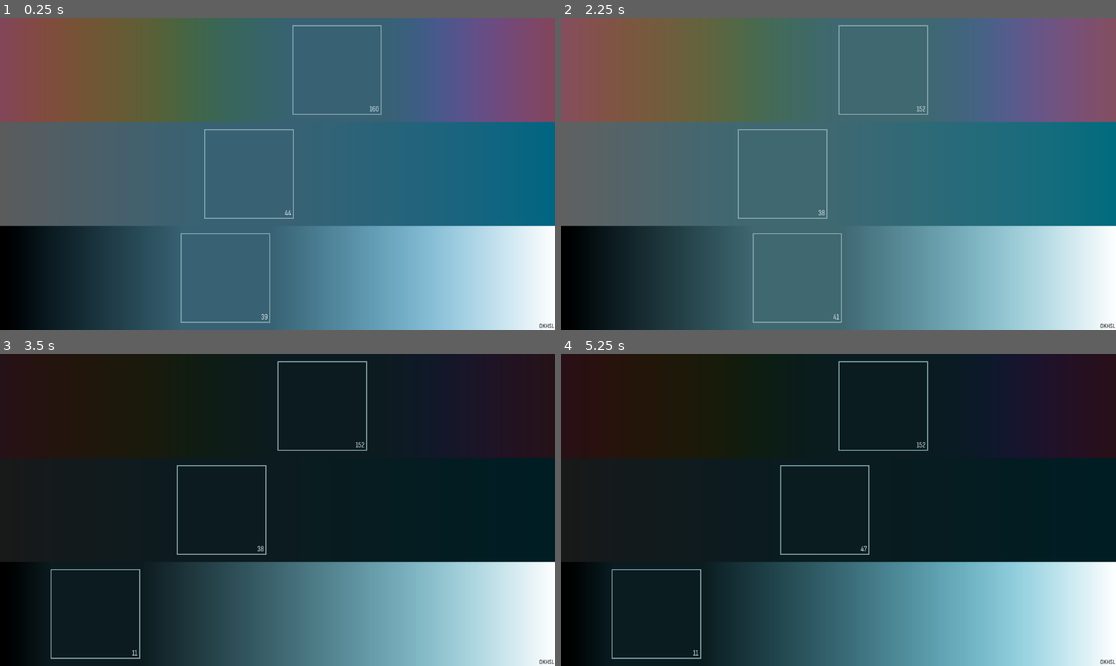
Above: before the commit, frames 1-4 (two rows, left to right).
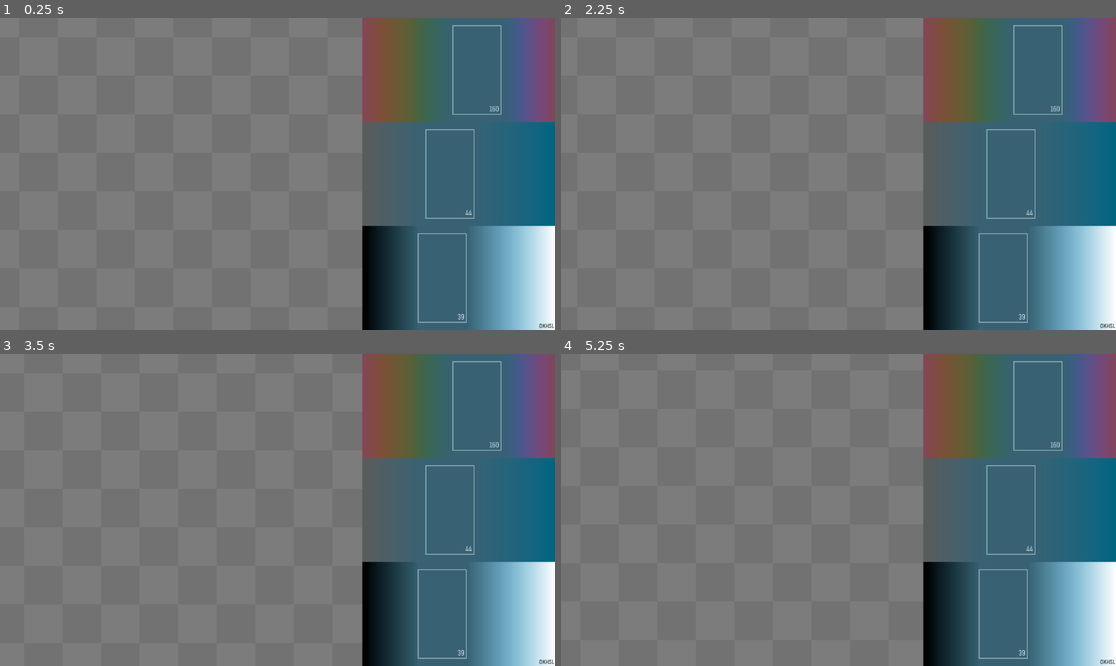
Above: after the commit, the same moments.

Repository: anniryynanen/i-heart-pixels
Game: Godot game, scene res://scenes/dummy.tscn
Two runs of this game, one before a commit and one after it. Both use one fixed random seed, a clock stepped at 60 frames per second and the inputs below.
Inputs (mouse positions are in pixels of both pictures, inside the frame that each line leads up to):
- Up to frame 1 (0.25 s): no input
- Up to frame 2 (2.25 s): tap Enter at 0.5, 2 s; drag from (838, 71) to (894, 105) at 0.52 s; tap Space at 1.25 s; drag from (838, 174) to (810, 236) at 1.27 s; move the mouse to (838, 276) at 2.02 s; hold D from 2.03 s (still down); hold Shift from 2.03 s (still down); click (838, 276) at 2.17 s
- Up to frame 3 (3.5 s): release D at 2.75 s; release Shift at 2.75 s; tap Space at 2.75 s; drag from (249, 572) to (111, 463) at 2.77 s
- Up to frame 4 (5.25 s): tap Enter at 3.5 s; move the mouse to (1005, 556) at 3.52 s; hold A 3.53-4.25 s; hold Shift 3.53-4.25 s; click (1005, 556) at 3.67 s; tap Space at 4.25 s; drag from (672, 463) to (755, 432) at 4.27 s; move the mouse to (866, 510) at 5.02 s; hold S from 5.03 s (still down); hold Shift from 5.03 s (still down); click (866, 510) at 5.17 s

The runs differ from the first frame. In frame 1, 94% of the frame differs, in the area x 0-99%, y 0-100%; in frame 2, 92%; in frame 3, 99%, in the area x 0-100%, y 0-100%; in frame 4, 99%.

Commit message:
Scrollable and zoomable canvas background

Diff:
--- /dev/null
+++ b/scenes/canvas.gd
@@ -0,0 +1,120 @@
+extends Control
+
+const ZOOM_STEP = 1.1
+const SCROLL_STEP = 18.0
+const SHIFT_MULT = 0.3
+
+var pixel_width: float = 80.0
+var top_left: Vector2 = Vector2(0.0, 0.0)
+var drawing = false
+
+
+func _ready() -> void:
+    pixel_width *= Settings.get_app_scale()
+
+
+func _process(delta: float) -> void:
+    var distance: float = delta * SCROLL_STEP * pixel_width
+
+    if Input.is_physical_key_pressed(KEY_SHIFT):
+        distance *= SHIFT_MULT
+
+    if Input.is_physical_key_pressed(KEY_W):
+        top_left.y -= distance
+        queue_redraw()
+
+    if Input.is_physical_key_pressed(KEY_S):
+        top_left.y += distance
+        queue_redraw()
+
+    if Input.is_physical_key_pressed(KEY_A):
+        top_left.x -= distance
+        queue_redraw()
+
+    if Input.is_physical_key_pressed(KEY_D):
+        top_left.x += distance
+        queue_redraw()
+
+
+func _gui_input(event: InputEvent) -> void:
+    if event is InputEventMouseButton:
+        _on_button_event(event as InputEventMouseButton)
+
+    elif event is InputEventMouseMotion:
+        _on_motion_event(event as InputEventMouseMotion)
+
+
+func _on_button_event(button: InputEventMouseButton) -> void:
+    match button.button_index:
+        MOUSE_BUTTON_LEFT:
+            start_drawing() if button.pressed else stop_drawing()
+
+        MOUSE_BUTTON_WHEEL_UP:
+            if button.pressed:
+                var rel_mouse_pos: Vector2 = save_mouse_pos(button.position)
+
+                pixel_width = minf(pixel_width * ZOOM_STEP,
+                    DisplayServer.screen_get_size().x / 2.0)
+
+                restore_mouse_pos(button.position, rel_mouse_pos)
+                queue_redraw()
+
+        MOUSE_BUTTON_WHEEL_DOWN:
+            if button.pressed:
+                var rel_mouse_pos: Vector2 = save_mouse_pos(button.position)
+
+                pixel_width = maxf(pixel_width / ZOOM_STEP, 0.1)
+
+                restore_mouse_pos(button.position, rel_mouse_pos)
+                queue_redraw()
+
+
+func _on_motion_event(_motion: InputEventMouseMotion) -> void:
+    if drawing:
+        $DrawTimer.start()
+
+
+func save_mouse_pos(mouse_pos: Vector2) -> Vector2:
+     return (mouse_pos + top_left) / pixel_width
+
+
+func restore_mouse_pos(mouse_pos: Vector2, rel_mouse_pos: Vector2) -> void:
+    var new_mouse_pos: Vector2 = rel_mouse_pos * pixel_width - top_left
+    top_left += new_mouse_pos - mouse_pos
+
+
+func start_drawing() -> void:
+    drawing = true
+    Input.use_accumulated_input = false
+    $DrawTimer.start()
+
+
+func stop_drawing() -> void:
+    drawing = false
+    Input.use_accumulated_input = true
+    $DrawTimer.stop()
+
+
+func _draw() -> void:
+    var square_size: Vector2 = Vector2(pixel_width, pixel_width)
+
+    while square_size.x < 10.0 * Settings.get_app_scale():
+        square_size *= 2.0
+
+    var offset: Vector2 = Vector2(
+        fmod(top_left.x, square_size.x * 2.0),
+        fmod(top_left.y, square_size.y * 2.0))
+
+    var light_color: OKColor = OKColor.new(0.0, 0.0, 0.52)
+    var dark_color: OKColor = OKColor.new(0.0, 0.0, 0.48)
+
+    var squares: Vector2 = (size + square_size * 5) / square_size
+    for x in range(ceili(squares.x)):
+        for y in range(ceili(squares.y)):
+            var color: OKColor = light_color if x % 2 == y % 2 else dark_color
+
+            var pos: Vector2 = square_size * Vector2(x, y)
+            var square: Rect2 = Rect2(pos - offset - square_size * 2.5, square_size)
+
+            if square.intersects(get_rect()):
+                draw_rect(square, color.to_rgb())
--- /dev/null
+++ b/scenes/canvas.tscn
@@ -0,0 +1,18 @@
+[gd_scene load_steps=2 format=3 uid="uid://clr3rba3j2bsb"]
+
+[ext_resource type="Script" path="res://scenes/canvas.gd" id="1_13rbr"]
+
+[node name="Canvas" type="Control"]
+layout_mode = 3
+anchors_preset = 15
+anchor_right = 1.0
+anchor_bottom = 1.0
+grow_horizontal = 2
+grow_vertical = 2
+script = ExtResource("1_13rbr")
+
+[node name="DrawTimer" type="Timer" parent="."]
+wait_time = 10.0
+one_shot = true
+
+[connection signal="timeout" from="DrawTimer" to="." method="stop_drawing"]
--- a/scenes/color_editor/color_editor.gd
+++ b/scenes/color_editor/color_editor.gd
@@ -1,4 +1,4 @@
-extends Control
+extends ScalableControl
 
 @export var color: Color
 
@@ -7,6 +7,8 @@
 
 
 func _ready() -> void:
+    super._ready()
+
     sliders.append(%Hue)
     sliders.append(%Saturation)
     sliders.append(%Lightness)
--- a/scenes/color_editor/color_slider.gd
+++ b/scenes/color_editor/color_slider.gd
@@ -18,11 +18,21 @@
         handle.steps = STEPS[type]
 
 
+func value() -> int:
+    match type:
+        Type.HUE:
+            return roundi(color.h * STEPS[type])
+        Type.SATURATION:
+            return roundi(color.s * STEPS[type])
+        _:
+            return roundi(color.l * STEPS[type])
+
+
 func _draw() -> void:
     handle.height = 0.85 * size.y
     handle.width = minf(handle.height, floorf(size.x / 4.0))
     var slices: int = roundi(minf(255, size.x - handle.width))
-    var slices_before:int = roundi(value() / (STEPS[type] * 1.0) * slices)
+    var slices_before:int = roundi(value() / float(STEPS[type]) * slices)
 
     # Draw slices
     for i in range(slices):
@@ -38,7 +48,7 @@
             end += handle.width
 
         var slice_color: OKColor = color.opaque()
-        var slice_value: float = i / (slices * 1.0)
+        var slice_value: float = i / float(slices)
         match type:
             Type.HUE:
                 slice_color.h = slice_value
@@ -58,13 +68,3 @@
         handle.color = color.opaque()
         handle.value = value()
         handle.queue_redraw()
-
-
-func value() -> int:
-    match type:
-        Type.HUE:
-            return roundi(color.h * STEPS[type])
-        Type.SATURATION:
-            return roundi(color.s * STEPS[type])
-        _:
-            return roundi(color.l * STEPS[type])
--- a/scenes/color_editor/color_slider_handle.gd
+++ b/scenes/color_editor/color_slider_handle.gd
@@ -95,7 +95,7 @@
 
     line_color.l = 0.22 if color.l > 0.5 else 0.78
     var line_width: int = 1
-    var global_width: float = width / Settings.get_value("app", "scale")
+    var global_width: float = width / Settings.get_app_scale()
     if global_width > 50:
         line_color.l = 0.33 if color.l > 0.5 else 0.67
         line_width = 2
--- a/scenes/global/settings.gd
+++ b/scenes/global/settings.gd
@@ -4,6 +4,26 @@
 const ERROR_TITLE = ":("
 
 var file: ConfigFile = ConfigFile.new()
+
+
+func load() -> void:
+    var err: Error = file.load(PATH)
+
+    if err and err != ERR_FILE_NOT_FOUND:
+        OS.alert("Couldn't load settings from %s (%s)" %
+            [ProjectSettings.globalize_path(PATH), error_string(err)], ERROR_TITLE)
+
+
+func save() -> void:
+    var err: Error = file.save(PATH)
+
+    if err:
+        OS.alert("Couldn't save settings in %s (%s)" %
+            [ProjectSettings.globalize_path(PATH), error_string(err)], ERROR_TITLE)
+
+
+func queue_save() -> void:
+    $SaveTimer.start()
 
 
 func has_value(section: String, key: String) -> bool:
@@ -18,22 +38,5 @@
     return file.get_value(section, key, default)
 
 
-func load() -> void:
-    var err: Error = file.load(PATH)
-
-    if err and err != ERR_FILE_NOT_FOUND:
-        OS.alert("Couldn't load settings from %s (%s)" %
-            [ProjectSettings.globalize_path(PATH), error_string(err)], ERROR_TITLE)
-
-
-func queue_save() -> void:
-    $SaveTimer.stop()
-    $SaveTimer.start()
-
-
-func save() -> void:
-    var err: Error = file.save(PATH)
-
-    if err:
-        OS.alert("Couldn't save settings in %s (%s)" %
-            [ProjectSettings.globalize_path(PATH), error_string(err)], ERROR_TITLE)
+func get_app_scale() -> float:
+    return get_value("app", "scale")
--- a/scenes/main.gd
+++ b/scenes/main.gd
@@ -1,14 +1,21 @@
 extends HBoxContainer
 
-var settings_loaded = false
+var settings_applied = false
+
+
+func _enter_tree() -> void:
+    Settings.load()
+
+    if not Settings.has_value("app", "scale"):
+        Settings.set_value("app", "scale", 1.0)
 
 
 func _ready() -> void:
-    load_settings()
+    apply_settings()
 
 
 func _on_resized() -> void:
-    if not settings_loaded:
+    if not settings_applied:
         return
 
     if get_window().mode == Window.Mode.MODE_WINDOWED:
@@ -30,22 +37,17 @@
         get_tree().quit()
 
 
-func load_settings() -> void:
-    Settings.load()
+func apply_settings() -> void:
+    Signals.app_scale_changed.emit(Settings.get_app_scale())
 
-    if not Settings.has_value("app", "scale"):
-        Settings.set_value("app", "scale", 1.0)
-    Signals.app_scale_changed.emit(Settings.get_value("app", "scale"))
+    if Settings.has_value("window", "width"):
+        get_window().size.x = Settings.get_value("window", "width")
+        get_window().size.y = Settings.get_value("window", "height")
 
     if Settings.has_value("window", "x"):
         get_window().position.x = Settings.get_value("window", "x")
         get_window().position.y = Settings.get_value("window", "y")
 
-    if Settings.has_value("window", "width"):
-        get_window().size.x = Settings.get_value("window", "width")
-        get_window().size.y = Settings.get_value("window", "height")
+    get_window().mode = Settings.get_value("window", "mode", Window.Mode.MODE_MAXIMIZED)
 
-    if Settings.has_value("window", "mode"):
-        get_window().mode = Settings.get_value("window", "mode")
-
-    settings_loaded = true
+    settings_applied = true
--- a/scenes/main.tscn
+++ b/scenes/main.tscn
@@ -1,7 +1,8 @@
-[gd_scene load_steps=3 format=3 uid="uid://dpqpbds16fmgh"]
+[gd_scene load_steps=4 format=3 uid="uid://dpqpbds16fmgh"]
 
 [ext_resource type="PackedScene" uid="uid://dwl8qyprnb8is" path="res://scenes/color_editor/color_editor.tscn" id="1_ntfhl"]
 [ext_resource type="Script" path="res://scenes/main.gd" id="1_qg5aj"]
+[ext_resource type="PackedScene" uid="uid://clr3rba3j2bsb" path="res://scenes/canvas.tscn" id="2_hvaxd"]
 
 [node name="Main" type="HBoxContainer"]
 anchors_preset = 15
@@ -9,11 +10,16 @@
 anchor_bottom = 1.0
 grow_horizontal = 2
 grow_vertical = 2
+theme_override_constants/separation = 0
 script = ExtResource("1_qg5aj")
 
-[node name="ColorEditor" parent="." instance=ExtResource("1_ntfhl")]
+[node name="Canvas" parent="." instance=ExtResource("2_hvaxd")]
 layout_mode = 2
 size_flags_horizontal = 3
+
+[node name="ColorEditor" parent="." instance=ExtResource("1_ntfhl")]
+custom_minimum_size = Vector2(400, 0)
+layout_mode = 2
 color = Color(0.215686, 0.384314, 0.45098, 1)
 
 [connection signal="resized" from="." to="." method="_on_resized"]
--- /dev/null
+++ b/scenes/scalable_control.gd
@@ -0,0 +1,13 @@
+class_name ScalableControl
+extends Control
+
+var orig_min_size: Vector2
+
+
+func _ready() -> void:
+    orig_min_size = custom_minimum_size
+    Signals.app_scale_changed.connect(_on_app_scale_changed)
+
+
+func _on_app_scale_changed(app_scale: float) -> void:
+    custom_minimum_size = app_scale * orig_min_size
--- /dev/null
+++ b/scenes/scalable_control.tscn
@@ -0,0 +1,8 @@
+[gd_scene load_steps=2 format=3 uid="uid://duvt1ic83dguc"]
+
+[ext_resource type="Script" path="res://scenes/scalable_control.gd" id="1_gn4lr"]
+
+[node name="ScalableControl" type="Control"]
+layout_mode = 3
+anchors_preset = 0
+script = ExtResource("1_gn4lr")
